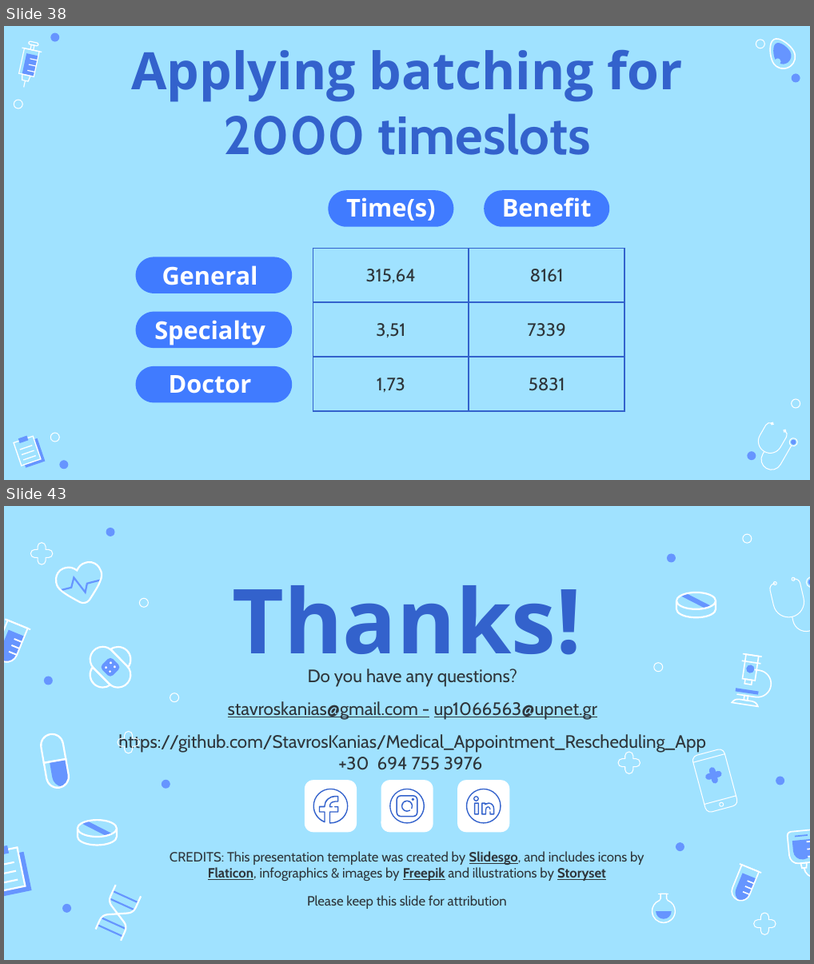
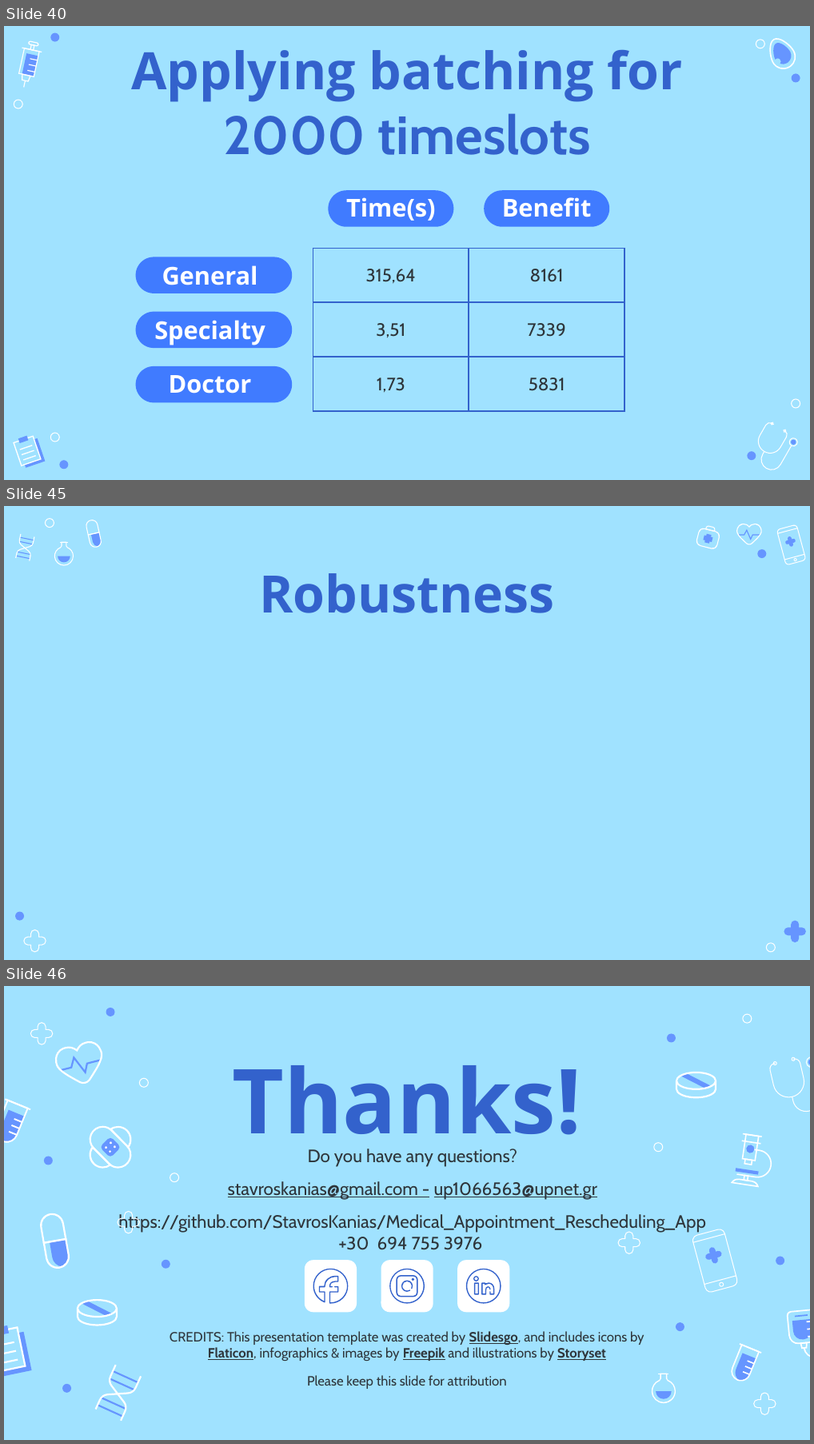
Before and after one commit to StavrosKanias/Medical_Appointment_Rescheduling_App, a slide deck: ENIGMA 2023/Presentation.pptx. Shown one above the other, each under a label of ours: slides 38 and 43 before the commit, slides 40, 45 and 46 after it; the slides between them are not shown. The pictures are 814x964 and 814x1444 pixels, drawn with LibreOffice and Linux fonts; fonts in the diff are those of the drawing. Boxes give left, top, right and bottom in pixels: in the first picture for what was removed or moved away, otherwise in the second. Text is boxed around its words. In the diff, an @@ line names an element or a change of style, - is before the commit and + after.

```diff
--- a/ENIGMA 2023/Presentation.pptx
+++ b/ENIGMA 2023/Presentation.pptx
@@ slide 45 added at [4, 506, 810, 960], background #A0E2FF @@
@@ ellipse added at [45, 519, 54, 528], outline #FFFFFF 0.75 pt @@
@@ freeform shape added at [85, 519, 100, 536], fill #FFFFFF @@
@@ group added at [695, 525, 722, 550]: 4 freeform shapes @@
@@ freeform shape added at [737, 524, 762, 544], fill #FFFFFF @@
@@ freeform shape added at [738, 529, 761, 540], fill #6695FF @@
@@ group added at [15, 534, 34, 560]: 6 freeform shapes @@
@@ freeform shape added at [54, 541, 74, 566], fill #FFFFFF @@
@@ freeform shape added at [60, 541, 68, 542], fill #FFFFFF @@
@@ freeform shape added at [88, 532, 103, 548], fill #FFFFFF @@
@@ freeform shape added at [91, 532, 102, 548], fill #6695FF @@
@@ ellipse added at [758, 549, 767, 559], fill #6695FF @@
@@ freeform shape added at [58, 556, 71, 563], fill #6695FF @@
@@ title added at [259, 573, 555, 613], 46 pt, text #3362CC, bold @@
+Robustness
@@ group added at [777, 524, 806, 564]: 2 lines, 1 freeform shape, 1 rounded rectangle, 1 ellipse @@
@@ ellipse added at [15, 912, 24, 920], fill #6695FF @@
@@ freeform shape added at [24, 929, 46, 951], outline #FFFFFF 0.75 pt @@
@@ freeform shape added at [785, 920, 806, 942], fill #6695FF @@
@@ ellipse added at [767, 943, 776, 952], outline #FFFFFF 0.75 pt @@
@@ what was slide 38 is now slide 40 @@
@@ what was slide 43 is now slide 46 @@
```
Also in this commit, not shown: 7 slides changed, 2 other slides added, 36 other files.
